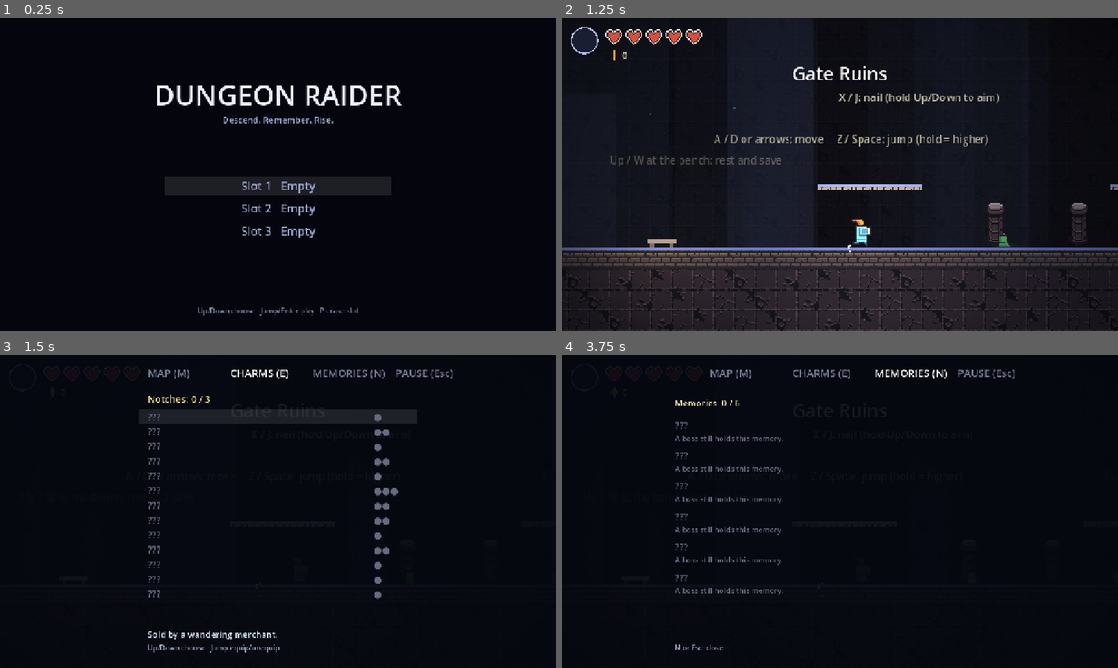
Above: before the commit, frames 1-4 (two rows, left to right).
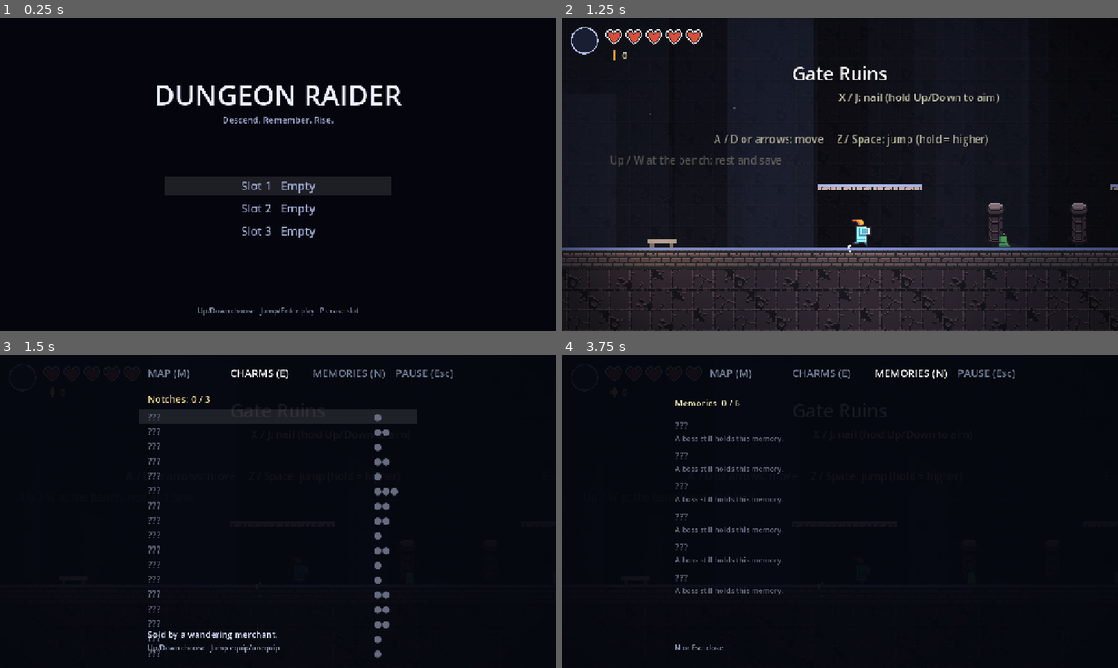
Above: after the commit, the same moments.

Repository: halo07-pixel/dungeon-raider-godot
Game: Godot game, scene res://hk/main.tscn
Two runs of this game, one before a commit and one after it. Both use one fixed random seed, a clock stepped at 60 frames per second and the inputs below.
Inputs (mouse positions are in pixels of both pictures, inside the frame that each line leads up to):
- Up to frame 1 (0.25 s): no input
- Up to frame 2 (1.25 s): tap Enter (ui_accept) at 0.5 s; move the mouse to (962, 158) at 0.52 s; hold D (hk_right) from 0.53 s (still down); tap X (hk_attack) at 0.6 s; click (962, 158) at 0.67 s; tap Z (hk_jump) at 0.77 s
- Up to frame 3 (1.5 s): keep holding D (hk_right); move the mouse to (166, 527) at 1.27 s; tap Tab (hk_charms) at 1.35 s
- Up to frame 4 (3.75 s): tap Z (hk_jump) at 1.52, 3.02 s; tap Enter (ui_accept) at 2, 2.75, 3.5 s; move the mouse to (895, 442) at 2.02 s; release D (hk_right) at 2.03 s; hold A (hk_left) 2.03-2.78 s; tap C (hk_dash) at 2.1 s; move the mouse to (812, 574) at 2.77 s; hold D (hk_right) from 2.78 s (still down); tap V (hk_focus) at 2.85 s; click (812, 574) at 2.92 s; move the mouse to (1006, 558) at 3.52 s; tap N (hk_memories) at 3.6 s

Frames 1-2 are identical in both runs. In frame 3, 0.3% of the frame differs, in the area x 26-71%, y 75-97%; in frame 4, nothing differs.

Commit message:
Bùa độc quyền sau boss: Oath Ward, Steady Breath, Last Light, Many Faces
- state.CHARMS +4 bùa (không bán ở shop), last_light_used (không lưu), soul_per_hit +2 với many_faces
- player.gd: ward_ready/oath_ward, steady_breath (không đứt Focus), last_light (còn 1 mặt nạ, một lần mỗi lần nghỉ), tô sắc tím với many_faces
- world.load_room đặt ward_ready; gen_rooms.py thêm bàn thờ + charm: ở gate_6/cat_8/vault_7/sov_1, sinh lại phòng
- test mới hk_boss_charm_test; AGENTS.md ghi chú

Co-Authored-By: Claude Sonnet 5.5 <noreply@anthropic.com>
Claude-Session: https://claude.ai/code/session_011ynLRnRQmCRq8v69PoCZmi

Diff:
--- a/hk/player.gd
+++ b/hk/player.gd
@@ -46,6 +46,7 @@
 var facing: int = 1
 var can_dash: bool = true
 var invuln: float = 0.0
+var ward_ready: bool = false   # bùa Oath Ward: còn chặn được một đòn trong phòng này (world đặt lại mỗi lần nạp phòng)
 var slow_t: float = 0.0   # >0: đang trong nước (zone đặt mỗi khung), chạy chậm SLOW_MULT; player tự áp dụng
 const SLOW_MULT: float = 0.55
 var attack_dir: Vector2 = Vector2.RIGHT
@@ -323,13 +324,27 @@
 func take_damage(from_x: float, dmg: int = 1) -> void:
 	if invuln > 0.0 or _dead or not controls_enabled or _cloaked():
 		return
-	hp = maxi(0, hp - dmg)
+	if ward_ready and STATE.has_charm("oath_ward"):   # Oath Ward: chặn đòn đầu tiên trong phòng, không mất máu
+		ward_ready = false
+		invuln = 0.8
+		sfx.emit("clang")
+		FX.burst(get_parent(), global_position, Color(1.0, 0.95, 0.7), 10, 160.0)
+		return
+	var steady: bool = focusing and STATE.has_charm("steady_breath")   # Steady Breath: bị đánh không đứt Focus
+	if hp - dmg <= 0 and STATE.has_charm("last_light") and not STATE.last_light_used:   # Last Light: đòn chí mạng còn 1 mặt nạ
+		STATE.last_light_used = true
+		hp = 1
+		sfx.emit("heal")
+		FX.burst(get_parent(), global_position, Color(1.0, 0.9, 0.5), 14, 200.0)
+	else:
+		hp = maxi(0, hp - dmg)
 	invuln = IFRAMES + STATE.iframes_bonus()
-	_stun = STUN
 	_dash_t = 0.0
 	_attack_t = 0.0
-	_focus_t = 0.0
-	velocity = Vector2(signf(global_position.x - from_x) * 320.0, -280.0)
+	if not steady:
+		_stun = STUN
+		_focus_t = 0.0
+		velocity = Vector2(signf(global_position.x - from_x) * 320.0, -280.0)
 	health_changed.emit(hp, max_hp)
 	hit_landed.emit(2.0)
 	sfx.emit("hurt" if hp > 0 else "die")
@@ -353,6 +368,7 @@
 	_dash_t = 0.0
 	_attack_t = 0.0
 	if refill:
+		STATE.last_light_used = false
 		hp = max_hp
 		_dead = false
 		invuln = 1.0
@@ -382,7 +398,7 @@
 		base = "knight_m_hit_anim"
 	elif is_on_floor() and absf(velocity.x) > 20.0:
 		base = "knight_m_run_anim"
-	var tint := Color(1.6, 1.6, 2.0, a) if _dash_t > 0.0 else Color(1, 1, 1, a)
+	var tint := Color(1.6, 1.6, 2.0, a) if _dash_t > 0.0 else (Color(1.15, 0.85, 1.4, a) if STATE.has_charm("many_faces") else Color(1, 1, 1, a))
 	SPRITES.draw_body(self, base, foot, 2.0, facing < 0, tint, 10.0)
 	if _attack_t > 0.0:
 		# vệt chém = nửa elip nằm trọn trong vùng đánh thật (attack_rect)
--- a/hk/state.gd
+++ b/hk/state.gd
@@ -26,6 +26,10 @@
 	"shade_cloak": {"name": "Shade Cloak", "cost": 2, "desc": "You cannot be hurt while dashing."},
 	"frugal_soul": {"name": "Frugal Soul", "cost": 1, "desc": "Soul Bolt and Focus cost 27 Soul instead of 33."},
 	"swift_current": {"name": "Swift Current", "cost": 1, "desc": "Dash recharges twice as fast."},
+	"oath_ward": {"name": "Oath Ward", "cost": 2, "desc": "Blocks the first hit you take in each room. (Gate Warden)"},
+	"steady_breath": {"name": "Steady Breath", "cost": 2, "desc": "Being hit no longer breaks your Focus. (Hollow Wraith)"},
+	"last_light": {"name": "Last Light", "cost": 2, "desc": "A fatal hit leaves you at 1 mask. Once per rest at a bench. (Dungeon Lord)"},
+	"many_faces": {"name": "Many Faces", "cost": 1, "desc": "Nail hits give +2 Soul, and you wear a different face. (The Many-Faced)"},
 	"spring_nail": {"name": "Spring Nail", "cost": 1, "desc": "Bouncing off enemies with a downward nail launches you 25% higher."},
 }
 
@@ -42,6 +46,7 @@
 static var charms_owned: Array = []
 static var charms_equipped: Array = []
 static var notch_bonus: int = 0
+static var last_light_used: bool = false   # bùa Last Light: đã dùng kể từ lần nghỉ/hồi sinh gần nhất (không lưu, reset khi respawn đầy máu)
 static var flags: Dictionary = {}       # cờ một lần: boss đã hạ, bàn thờ đã lấy, ...
 static var visited: Array = []
 static var bench_room: String = START_ROOM
@@ -75,6 +80,7 @@
 	shade = {}
 	pins = []
 	play_time = 0.0
+	last_light_used = false
 	hp = max_hp()
 
 static func has_ability(id: String) -> bool:
@@ -152,7 +158,7 @@
 	return maxi(1, roundi(5.0 * m))
 
 static func soul_per_hit() -> int:
-	return 11 + (5 if has_charm("soul_siphon") else 0)
+	return 11 + (5 if has_charm("soul_siphon") else 0) + (2 if has_charm("many_faces") else 0)
 
 static func focus_time() -> float:
 	return 0.9 * (0.55 if has_charm("quick_focus") else 1.0)
--- a/hk/world.gd
+++ b/hk/world.gd
@@ -158,6 +158,7 @@
 	room.hazard_touched.connect(_on_hazard_touch)
 	room.interacted.connect(_on_interacted)
 	player.z_index = 5
+	player.ward_ready = true   # Oath Ward: mỗi phòng một lần chặn
 	boss = null
 	for e in room.entities:
 		match String(e["type"]):
--- /dev/null
+++ b/tools/tests/hk_boss_charm_test.gd
@@ -0,0 +1,111 @@
+extends SceneTree
+## Bùa độc quyền sau boss: oath_ward (chặn đòn đầu tiên mỗi phòng), steady_breath (bị đánh không đứt Focus), last_light (đòn chí mạng còn 1 mặt nạ,
+## một lần mỗi lần nghỉ), many_faces (+2 Soul mỗi cú chém); không bán ở shop; bàn thờ trong phòng boss cần cờ boss; lưu/đọc giữ bùa.
+var fails: int = 0
+
+func ck(c: bool, m: String) -> void:
+	if not c:
+		fails += 1
+		print("FAIL: ", m)
+
+func frames(n: int) -> void:
+	for i in n:
+		await physics_frame
+
+func _init() -> void:
+	await process_frame
+	load("res://hk/input.gd").ensure()
+	var St = load("res://hk/state.gd")
+	var Shop = load("res://hk/shop.gd")
+	var WD = load("res://hk/world_data.gd")
+	St.boot = "keep"
+	St.reset()
+	St.save_path = "user://hk_boss_charm_save.json"
+	var ids: Array = ["oath_ward", "steady_breath", "last_light", "many_faces"]
+	var sh = Shop.new()
+	root.add_child(sh)
+	var stock_ids: Array = []
+	for it in sh._stock(""):
+		stock_ids.append(it["id"])
+	for c in ids:
+		ck(St.CHARMS.has(c) and int(St.CHARMS[c]["cost"]) >= 1, "%s có trong CHARMS" % c)
+		ck(not (c in stock_ids), "%s không bán ở shop" % c)
+	# bàn thờ trong phòng boss cần cờ boss, có ô C
+	var rooms: Dictionary = WD.load_all()
+	for pair in [["gate_6", "oath_ward", "boss_warden"], ["cat_8", "steady_breath", "boss_wraith"], ["vault_7", "last_light", "boss_lord"], ["sov_1", "many_faces", "boss_many_faced"]]:
+		var rm: Dictionary = rooms[pair[0]]
+		ck(String(rm["charm"]["id"]) == pair[1] and String(rm["charm"]["needs"]) == pair[2], "%s: bàn thờ %s cần %s" % [pair[0], pair[1], pair[2]])
+		var has_c: bool = false
+		for row in rm["grid"]:
+			if "C" in String(row):
+				has_c = true
+		ck(has_c, "%s: có ô bàn thờ C" % pair[0])
+	# soul
+	St.give_charm("many_faces")
+	St.toggle_charm("many_faces")
+	ck(St.soul_per_hit() == 13, "many_faces: +2 Soul mỗi cú chém (%d)" % St.soul_per_hit())
+	St.toggle_charm("many_faces")
+	# world + player
+	St.reset()
+	St.bench_room = "gate_1"
+	var w := Node2D.new()
+	w.set_script(load("res://hk/world.gd"))
+	root.add_child(w)
+	await create_timer(0.3).timeout
+	var p = w.player
+	ck(p.ward_ready, "nạp phòng: ward_ready = true")
+	# Oath Ward
+	for c in ids:
+		St.give_charm(c)
+	St.toggle_charm("oath_ward")
+	var hp0: int = p.hp
+	p.invuln = 0.0
+	p.take_damage(0.0)
+	ck(p.hp == hp0 and not p.ward_ready, "oath_ward: chặn đòn đầu, không mất máu")
+	p.invuln = 0.0
+	p.take_damage(0.0)
+	ck(p.hp == hp0 - 1, "oath_ward: đòn thứ hai trong cùng phòng trúng bình thường")
+	p.invuln = 0.0
+	w.load_room("gate_2")
+	await frames(3)
+	ck(p.ward_ready, "đổi phòng: oath_ward dùng lại được")
+	St.toggle_charm("oath_ward")
+	p.ward_ready = true
+	p.invuln = 0.0
+	var hp1: int = p.hp
+	p.take_damage(0.0)
+	ck(p.hp == hp1 - 1, "không trang bị oath_ward thì không chặn")
+	# Steady Breath
+	St.toggle_charm("steady_breath")
+	p.invuln = 0.0
+	p._stun = 0.0
+	p.focusing = true
+	p.take_damage(0.0)
+	ck(p._stun == 0.0, "steady_breath: bị đánh khi Focus không choáng")
+	St.toggle_charm("steady_breath")
+	p.invuln = 0.0
+	p._stun = 0.0
+	p.focusing = true
+	p.take_damage(0.0)
+	ck(p._stun > 0.0, "không có steady_breath: choáng như thường")
+	p.focusing = false
+	# Last Light
+	p._stun = 0.0
+	St.toggle_charm("last_light")
+	p.hp = 1
+	p.invuln = 0.0
+	p.take_damage(0.0)
+	ck(p.hp == 1 and not p.is_dead() and St.last_light_used, "last_light: đòn chí mạng còn 1 mặt nạ")
+	p.invuln = 0.0
+	p.take_damage(0.0)
+	ck(p.hp == 0 and p.is_dead(), "last_light: lần thứ hai (chưa nghỉ) thì chết")
+	p.respawn_at(p.global_position, true)
+	ck(not St.last_light_used and p.hp == p.max_hp, "hồi sinh/nghỉ: last_light dùng lại được")
+	# lưu/đọc
+	var d: Dictionary = St.to_dict()
+	St.reset()
+	St.from_dict(d)
+	ck("last_light" in St.charms_owned and "many_faces" in St.charms_owned, "lưu/đọc giữ bùa độc quyền")
+	St.delete_save()
+	print("hk_boss_charm_test: ", "OK" if fails == 0 else "%d lỗi" % fails)
+	quit(1 if fails > 0 else 0)
Not shown, changed: hk/rooms/cat_8.txt
Not shown, changed: hk/rooms/gate_6.txt
Not shown, changed: hk/rooms/sov_1.txt
Not shown, changed: hk/rooms/vault_7.txt
Not shown, added: tools/tests/hk_boss_charm_test.gd.uid
Not shown, changed: AGENTS.md
Not shown, changed: tools/hk/gen_rooms.py
